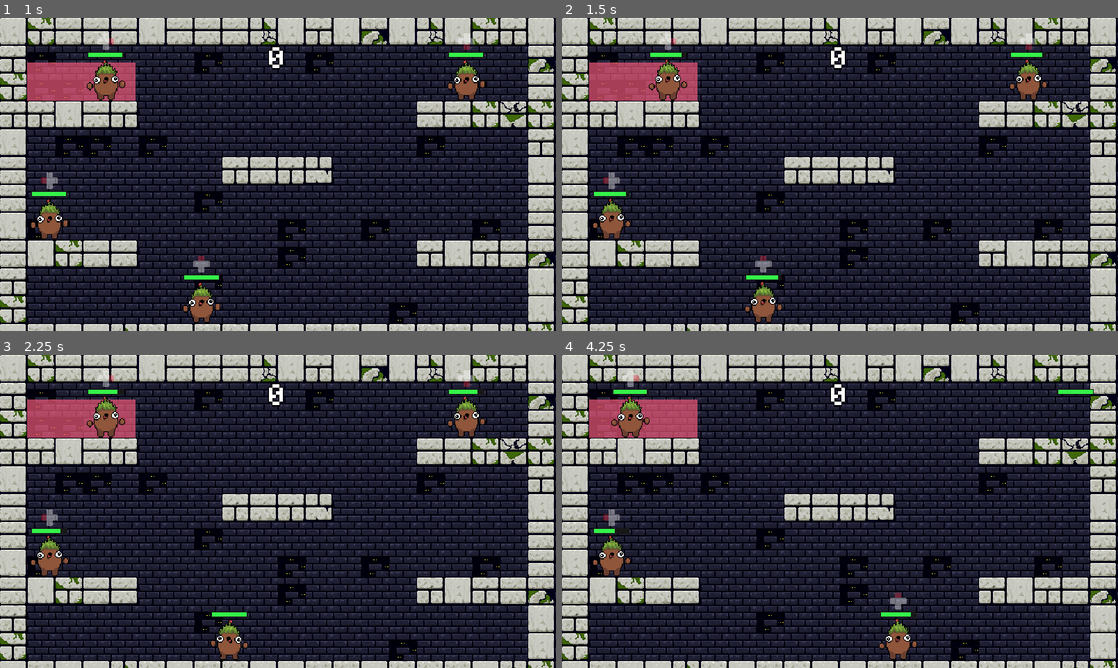
Above: before the commit, frames 1-4 (two rows, left to right).
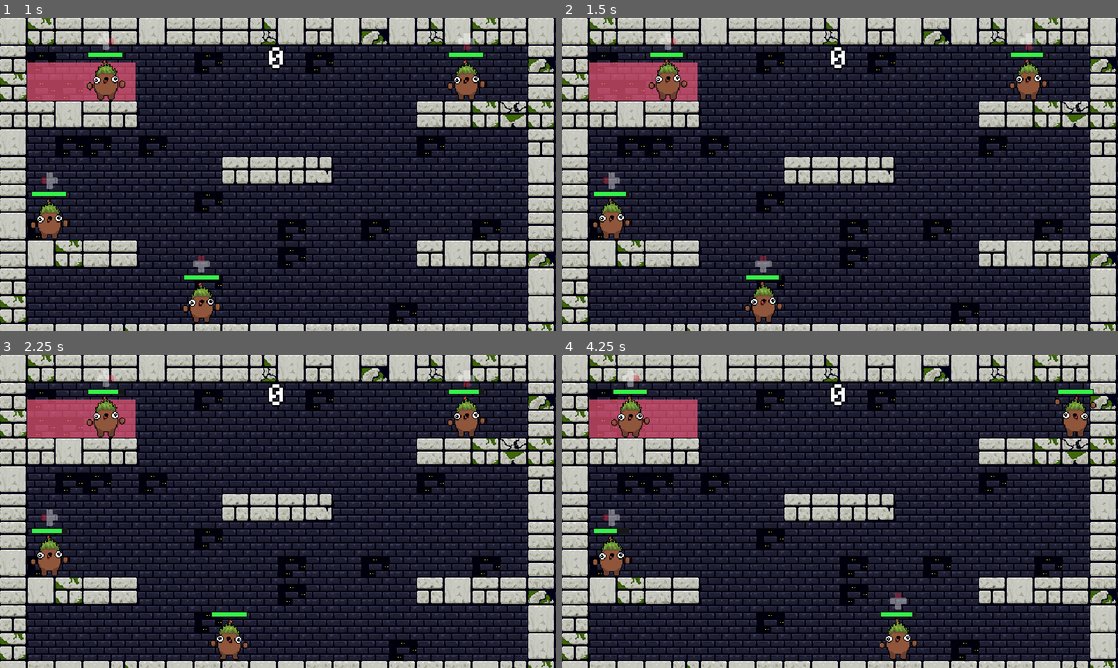
Above: after the commit, the same moments.

Repository: vhoyer/code-for-a-cause
Game: Godot game, scene res://stages/main/main.tscn
Two runs of this game, one before a commit and one after it. Both use one fixed random seed, a clock stepped at 60 frames per second and the inputs below.
Inputs (mouse positions are in pixels of both pictures, inside the frame that each line leads up to):
- Up to frame 1 (1 s): click "test scene" at 0.5 s
- Up to frame 2 (1.5 s): move the mouse to (962, 158) at 1.27 s; hold D (right) from 1.28 s (still down); click (962, 158) at 1.35 s
- Up to frame 3 (2.25 s): keep holding D (right); tap Space (jump) at 1.52 s; move the mouse to (166, 527) at 2.02 s; tap 1 (swap_char_1) at 2.1 s
- Up to frame 4 (4.25 s): tap Space (jump) at 2.27, 3.77 s; move the mouse to (895, 442) at 2.77 s; release D (right) at 2.78 s; hold A (left) 2.78-3.53 s; tap 2 (swap_char_2) at 2.85 s; move the mouse to (812, 574) at 3.52 s; hold D (right) from 3.53 s (still down); tap 3 (swap_char_3) at 3.6 s

Frame 1 is identical in both runs. In frame 2, 0.1% of the frame differs, in the area x 5-88%, y 11-95%; in frame 3, less than 0.1%; in frame 4, 0.6%, in the area x 5-97%, y 13-95%.

Commit message:
✨ Better controler support on menu

Diff:
--- a/project.godot
+++ b/project.godot
@@ -35,6 +35,42 @@
 
 [input]
 
+ui_accept={
+"deadzone": 0.5,
+"events": [Object(InputEventKey,"resource_local_to_scene":false,"resource_name":"","device":0,"window_id":0,"alt_pressed":false,"shift_pressed":false,"ctrl_pressed":false,"meta_pressed":false,"pressed":false,"keycode":4194309,"physical_keycode":0,"key_label":0,"unicode":0,"location":0,"echo":false,"script":null)
+, Object(InputEventKey,"resource_local_to_scene":false,"resource_name":"","device":0,"window_id":0,"alt_pressed":false,"shift_pressed":false,"ctrl_pressed":false,"meta_pressed":false,"pressed":false,"keycode":4194310,"physical_keycode":0,"key_label":0,"unicode":0,"location":0,"echo":false,"script":null)
+, Object(InputEventKey,"resource_local_to_scene":false,"resource_name":"","device":0,"window_id":0,"alt_pressed":false,"shift_pressed":false,"ctrl_pressed":false,"meta_pressed":false,"pressed":false,"keycode":32,"physical_keycode":0,"key_label":0,"unicode":32,"location":0,"echo":false,"script":null)
+, Object(InputEventJoypadButton,"resource_local_to_scene":false,"resource_name":"","device":-1,"button_index":0,"pressure":0.0,"pressed":true,"script":null)
+]
+}
+ui_left={
+"deadzone": 0.5,
+"events": [Object(InputEventKey,"resource_local_to_scene":false,"resource_name":"","device":0,"window_id":0,"alt_pressed":false,"shift_pressed":false,"ctrl_pressed":false,"meta_pressed":false,"pressed":false,"keycode":4194319,"physical_keycode":0,"key_label":0,"unicode":0,"location":0,"echo":false,"script":null)
+, Object(InputEventJoypadButton,"resource_local_to_scene":false,"resource_name":"","device":-1,"button_index":13,"pressure":0.0,"pressed":true,"script":null)
+, Object(InputEventJoypadMotion,"resource_local_to_scene":false,"resource_name":"","device":-1,"axis":0,"axis_value":-1.0,"script":null)
+]
+}
+ui_right={
+"deadzone": 0.5,
+"events": [Object(InputEventKey,"resource_local_to_scene":false,"resource_name":"","device":0,"window_id":0,"alt_pressed":false,"shift_pressed":false,"ctrl_pressed":false,"meta_pressed":false,"pressed":false,"keycode":4194321,"physical_keycode":0,"key_label":0,"unicode":0,"location":0,"echo":false,"script":null)
+, Object(InputEventJoypadButton,"resource_local_to_scene":false,"resource_name":"","device":-1,"button_index":14,"pressure":0.0,"pressed":true,"script":null)
+, Object(InputEventJoypadMotion,"resource_local_to_scene":false,"resource_name":"","device":-1,"axis":0,"axis_value":1.0,"script":null)
+]
+}
+ui_up={
+"deadzone": 0.5,
+"events": [Object(InputEventKey,"resource_local_to_scene":false,"resource_name":"","device":0,"window_id":0,"alt_pressed":false,"shift_pressed":false,"ctrl_pressed":false,"meta_pressed":false,"pressed":false,"keycode":4194320,"physical_keycode":0,"key_label":0,"unicode":0,"location":0,"echo":false,"script":null)
+, Object(InputEventJoypadMotion,"resource_local_to_scene":false,"resource_name":"","device":-1,"axis":1,"axis_value":-1.0,"script":null)
+, Object(InputEventJoypadButton,"resource_local_to_scene":false,"resource_name":"","device":-1,"button_index":11,"pressure":0.0,"pressed":true,"script":null)
+]
+}
+ui_down={
+"deadzone": 0.5,
+"events": [Object(InputEventKey,"resource_local_to_scene":false,"resource_name":"","device":0,"window_id":0,"alt_pressed":false,"shift_pressed":false,"ctrl_pressed":false,"meta_pressed":false,"pressed":false,"keycode":4194322,"physical_keycode":0,"key_label":0,"unicode":0,"location":0,"echo":false,"script":null)
+, Object(InputEventJoypadButton,"resource_local_to_scene":false,"resource_name":"","device":-1,"button_index":12,"pressure":0.0,"pressed":true,"script":null)
+, Object(InputEventJoypadMotion,"resource_local_to_scene":false,"resource_name":"","device":-1,"axis":1,"axis_value":1.0,"script":null)
+]
+}
 left={
 "deadzone": 0.5,
 "events": [Object(InputEventKey,"resource_local_to_scene":false,"resource_name":"","device":-1,"window_id":0,"alt_press …(191 unchanged characters)…
--- a/stages/test_level/joe.tscn
+++ b/stages/test_level/joe.tscn
@@ -156,6 +156,7 @@
 [sub_resource type="Animation" id="Animation_7ds3i"]
 resource_name = "idle"
 length = 0.8
+loop_mode = 1
 step = 0.2
 tracks/0/type = "value"
 tracks/0/imported = false
@@ -331,6 +332,7 @@
 blend_point_0/pos = -1.0
 blend_point_1/node = SubResource("AnimationNodeAnimation_wcx27")
 blend_point_1/pos = 1.0
+blend_mode = 1
 
 [sub_resource type="AnimationNodeAnimation" id="AnimationNodeAnimation_r7kvw"]
 animation = &"air_down"
@@ -406,7 +408,7 @@
 states/walk/node = SubResource("AnimationNodeAnimation_rdk78")
 states/walk/position = Vector2(614, 115)
 transitions = ["Start", "idle", SubResource("AnimationNodeStateMachineTransition_ai3ca"), "idle", "jump_winding", SubRe …(753 unchanged characters)…
-graph_offset = Vector2(-164, -118)
+graph_offset = Vector2(-171, -140)
 
 [sub_resource type="AnimationNodeAnimation" id="AnimationNodeAnimation_o84sr"]
 animation = &"turn_left"
@@ -425,7 +427,7 @@
 nodes/Add2/node = SubResource("AnimationNodeAdd2_u3u31")
 nodes/Add2/position = Vector2(-20, 160)
 nodes/StateMachine/node = SubResource("AnimationNodeStateMachine_qlteu")
-nodes/StateMachine/position = Vector2(-380, 140)
+nodes/StateMachine/position = Vector2(-640, 120)
 nodes/dir/node = SubResource("AnimationNodeBlendSpace1D_bicj6")
 nodes/dir/position = Vector2(-360.854, 350.535)
 node_connections = [&"Add2", 0, &"StateMachine", &"Add2", 1, &"dir", &"output", 0, &"Add2"]
@@ -450,13 +452,14 @@
 grow_horizontal = 2
 grow_vertical = 0
 theme_type_variation = &"HealthProgressBar"
-max_value = 10.0
+max_value = 12.0
 value = 10.0
 show_percentage = false
 
 [node name="Sprite2D" type="Sprite2D" parent="."]
 texture = ExtResource("3_jvunk")
 offset = Vector2(0, -23)
+flip_h = true
 hframes = 10
 vframes = 7
 metadata/_edit_lock_ = true
@@ -497,12 +500,12 @@
 anim_player = NodePath("../AnimationPlayer")
 parameters/Add2/add_amount = 1.0
 parameters/StateMachine/conditions/falling = false
-parameters/StateMachine/conditions/idling = false
+parameters/StateMachine/conditions/idling = true
 parameters/StateMachine/conditions/jumping = false
 parameters/StateMachine/conditions/landing = false
 parameters/StateMachine/conditions/walking = false
 parameters/StateMachine/conditions/winding = false
-parameters/StateMachine/air_anim/blend_position = 0
+parameters/StateMachine/air_anim/blend_position = 0.0921212
 parameters/dir/blend_position = -0.991515
 
 [connection signal="value_changed" from="Health" to="." method="_on_health_value_changed"]
